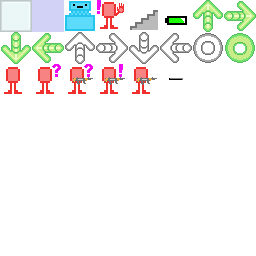
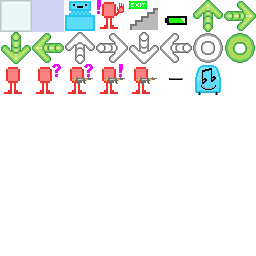
Revision of a layered 256×256 image; what changed, layer by layer:
painted on "content" over bbox(1, 0, 256, 95)
